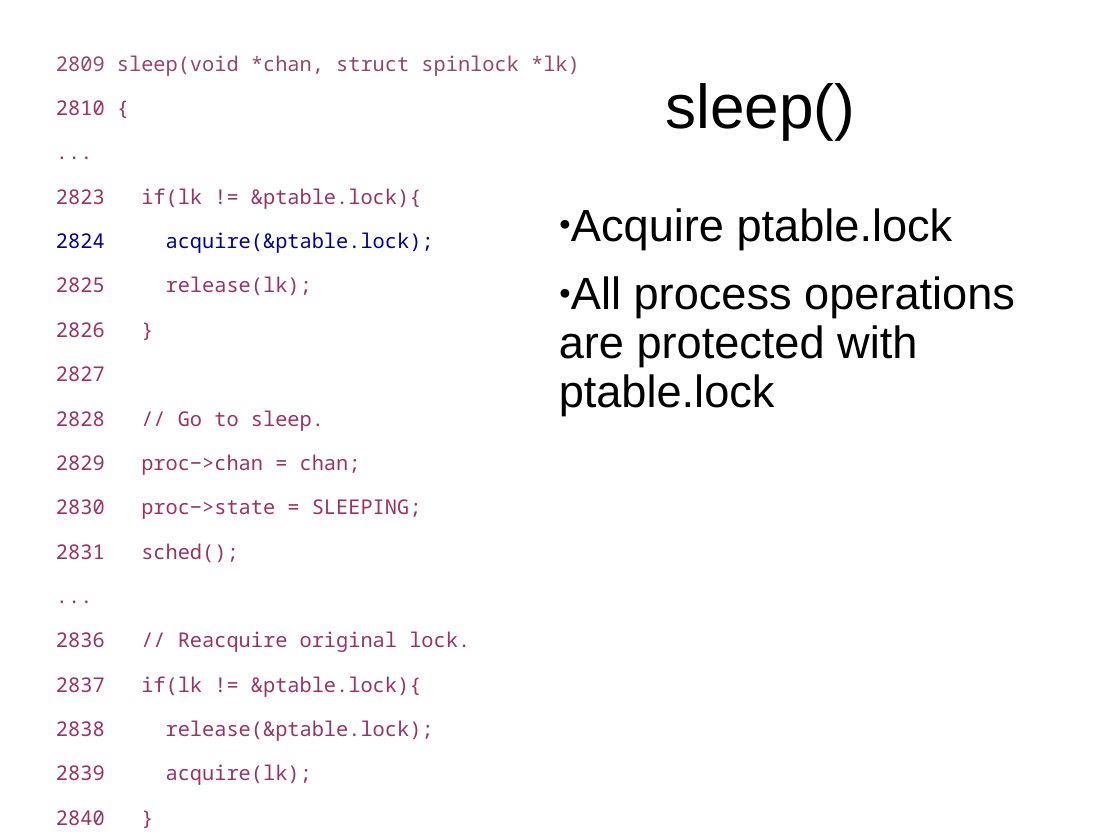
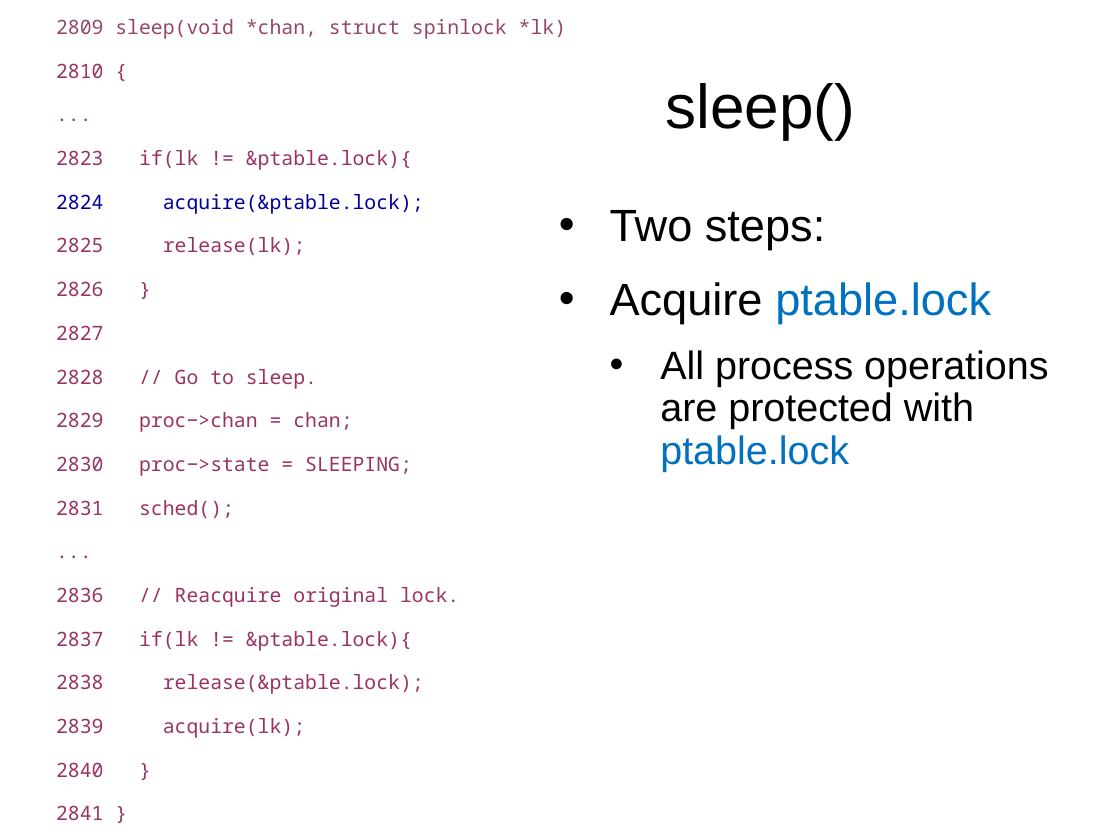
Before and after one commit to antonburtsev/cs5460, a slide deck: slide 96 of lectures/lecture12-synchronization/lecture12-synchronization.pptx (slide 95 before the commit). Drawn at 1120x840 pixels with LibreOffice and Linux fonts; fonts in the diff are those of the drawing. Boxes give left, top, right and bottom in pixels: in the first picture for what was removed or moved away, otherwise in the second. Text is boxed around its words. In the diff, an @@ line names an element or a change of style, - is before the commit and + after.

```diff
--- a/lectures/lecture12-synchronization/lecture12-synchronization.pptx
+++ b/lectures/lecture12-synchronization/lecture12-synchronization.pptx
@@ text "2809 sleep(void *chan, struct spinlock ...": place and size @@
-text "2809 sleep(void *chan, struct spinlock ..." at (56,55,580,825)
+text "2809 sleep(void *chan, struct spinlock ..." at (56,19,566,777)
@@ text "2809 sleep(void *chan, struct spinlock ..." at (56,19,566,777): size 14.4 to 14 pt @@
@@ text at (610,282,1048,472): paragraph added @@
+• Two steps:
@@ text at (610,282,1048,472): text colour #000000 to #0070C0 in "ptable.lock", "ptable.lock"; size 32 to 28 pt in "All process operations are protected with ptable.lock"; bullet ● to •; list level 2 to 3 in "All process operations are protected ..." @@
```
Also in this commit, not shown: 12 other slides changed, 1 slide added, 4 other files.
